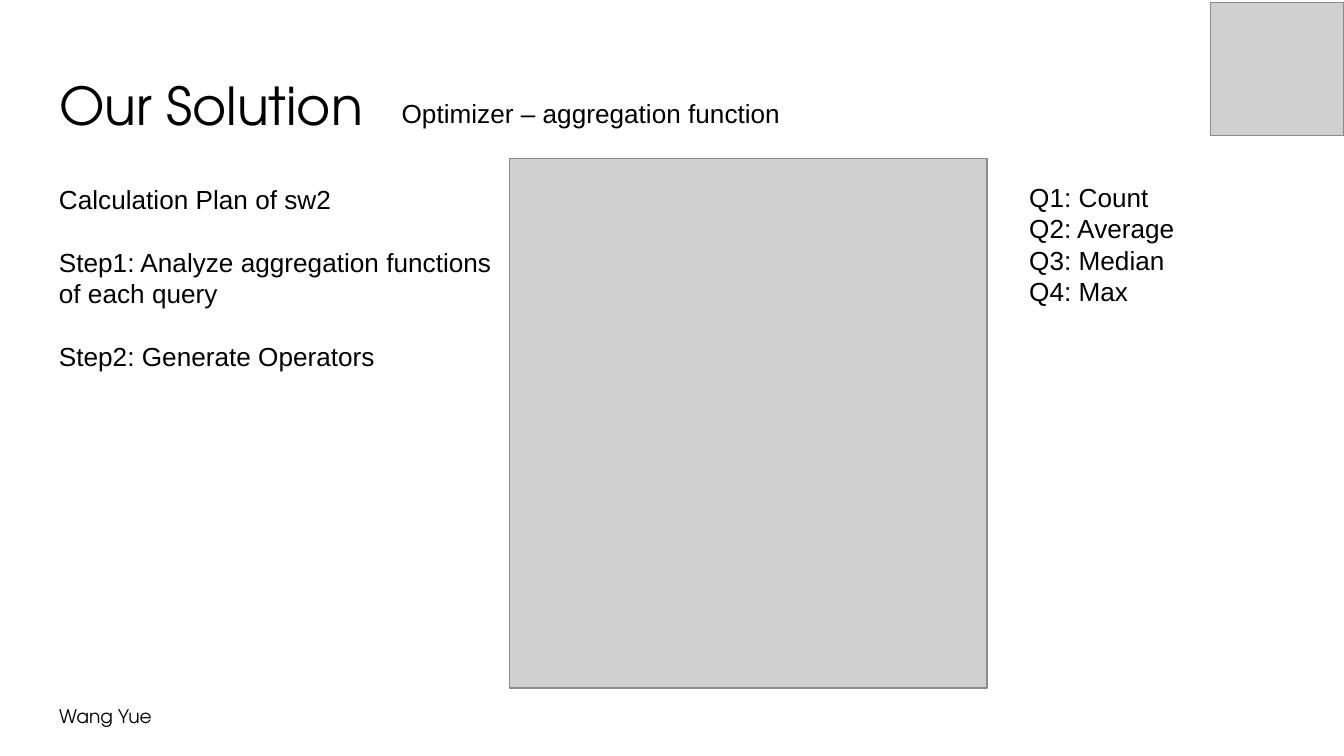
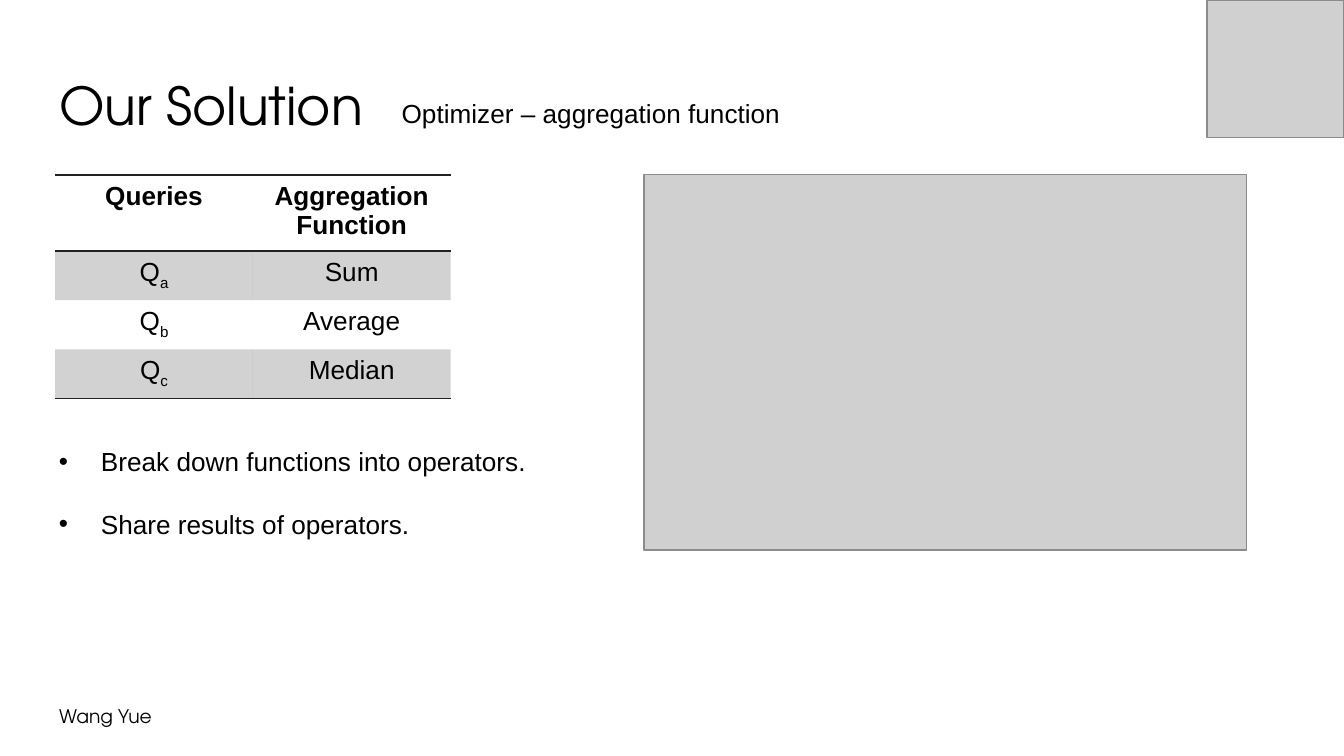
Before and after one commit to wywclmqf/DESengine, a slide deck: slide 26 of FigureScripts/symposium 2022-4.pptx (slide 29 before the commit). Drawn at 1344x756 pixels with LibreOffice and Linux fonts; fonts in the diff are those of the drawing; grey boxes stand for pictures; background and template pictures are left out. Boxes give left, top, right and bottom in pixels: in the first picture for what was removed or moved away, otherwise in the second. Text is boxed around its words. In the diff, an @@ line names an element or a change of style, - is before the commit and + after.

```diff
--- a/FigureScripts/symposium 2022-4.pptx
+++ b/FigureScripts/symposium 2022-4.pptx
@@ picture added at bbox=[1207, 0, 1344, 137] @@
@@ table added at bbox=[55, 175, 450, 391], 4 rows, 2 columns @@
+Queries | Aggregation Function
+Qa | Sum
+Qb | Average
+Qc | Median
@@ picture removed at bbox=[509, 159, 986, 688] @@
@@ picture added at bbox=[644, 175, 1246, 550] @@
@@ text removed at bbox=[59, 190, 491, 372] @@
-Calculation Plan of sw2
-Step1: Analyze aggregation functions of each query
-Step2: Generate Operators
@@ text removed at bbox=[1029, 188, 1174, 306] @@
-Q1: Count
-Q2: Average
-Q3: Median
-Q4: Max
@@ text added at bbox=[101, 452, 526, 540], 14 pt, text #000000 @@
+• Break down functions into operators.
+• Share results of operators.
```
Also in this commit, not shown: 29 other slides changed, 4 slides added, 10 slides removed, 5 other files.
